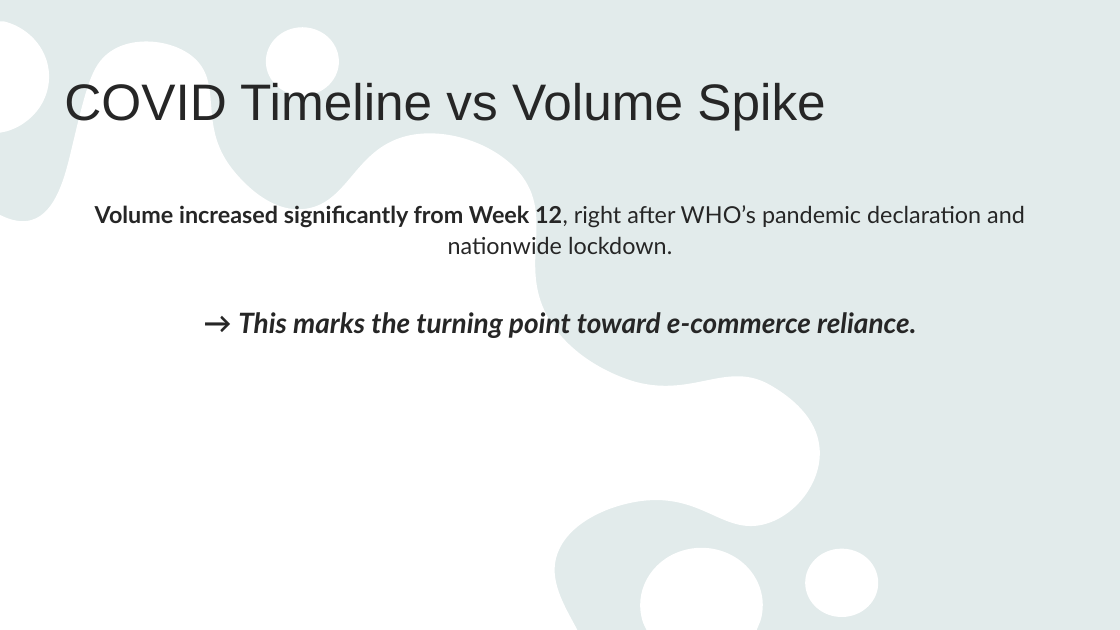
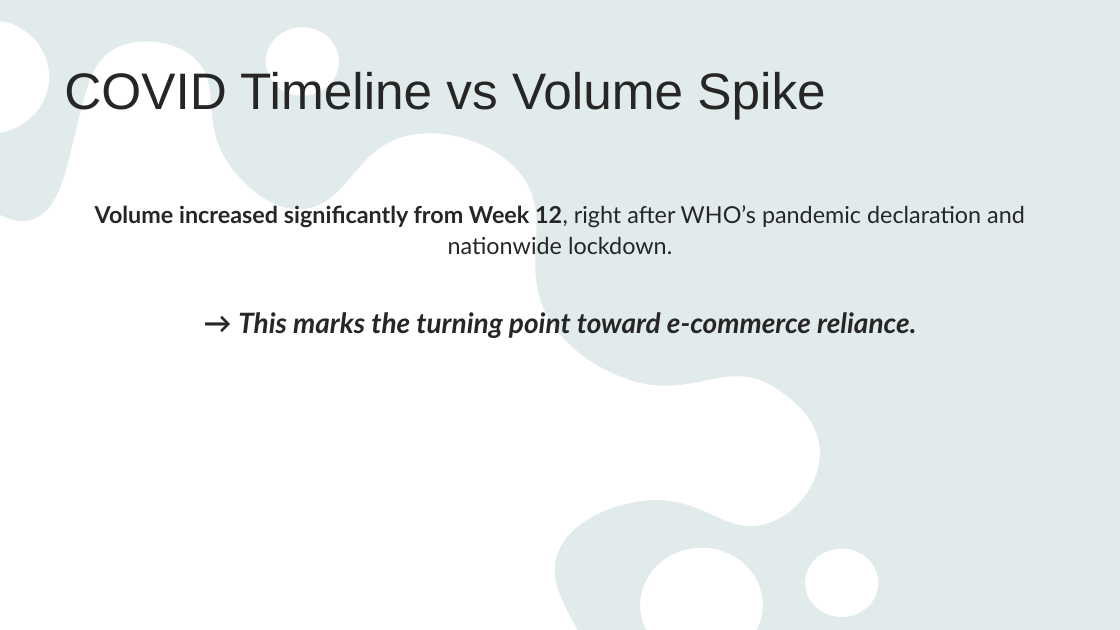
Before and after one commit to anhquanbui/finalprojectg7, a slide deck: slide 7 of Project.pptx (slide 6 before the commit). Drawn at 1120x630 pixels with LibreOffice and Linux fonts; fonts in the diff are those of the drawing. Boxes give left, top, right and bottom in pixels: in the first picture for what was removed or moved away, otherwise in the second. Text is boxed around its words. In the diff, an @@ line names an element or a change of style, - is before the commit and + after.

Commit message:
Update powerpoint

```diff
--- a/Project.pptx
+++ b/Project.pptx
@@ title "COVID Timeline vs Volume Spike": place and size @@
-title "COVID Timeline vs Volume Spike" at [64,83,825,130]
+title "COVID Timeline vs Volume Spike" at [64,72,825,119]
```
Also in this commit, not shown: 5 other slides changed, 5 slides added, 1 slide removed.
